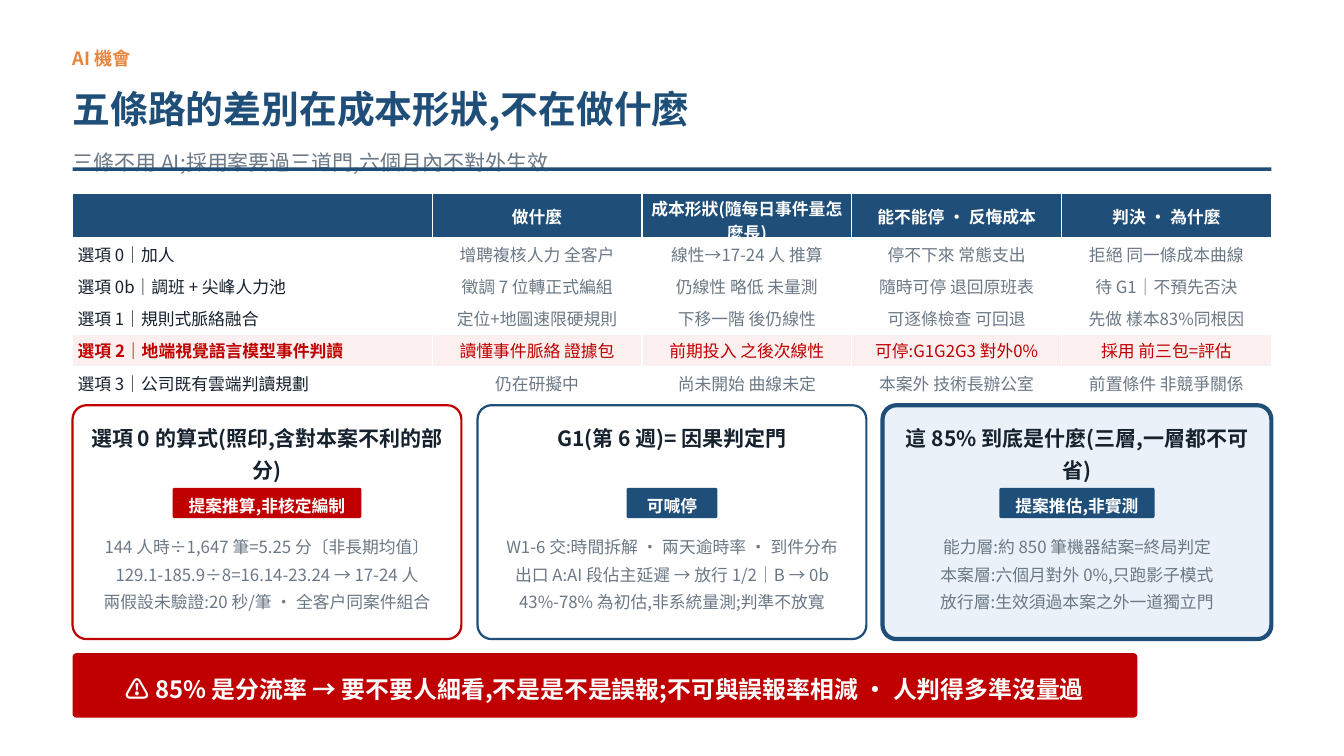
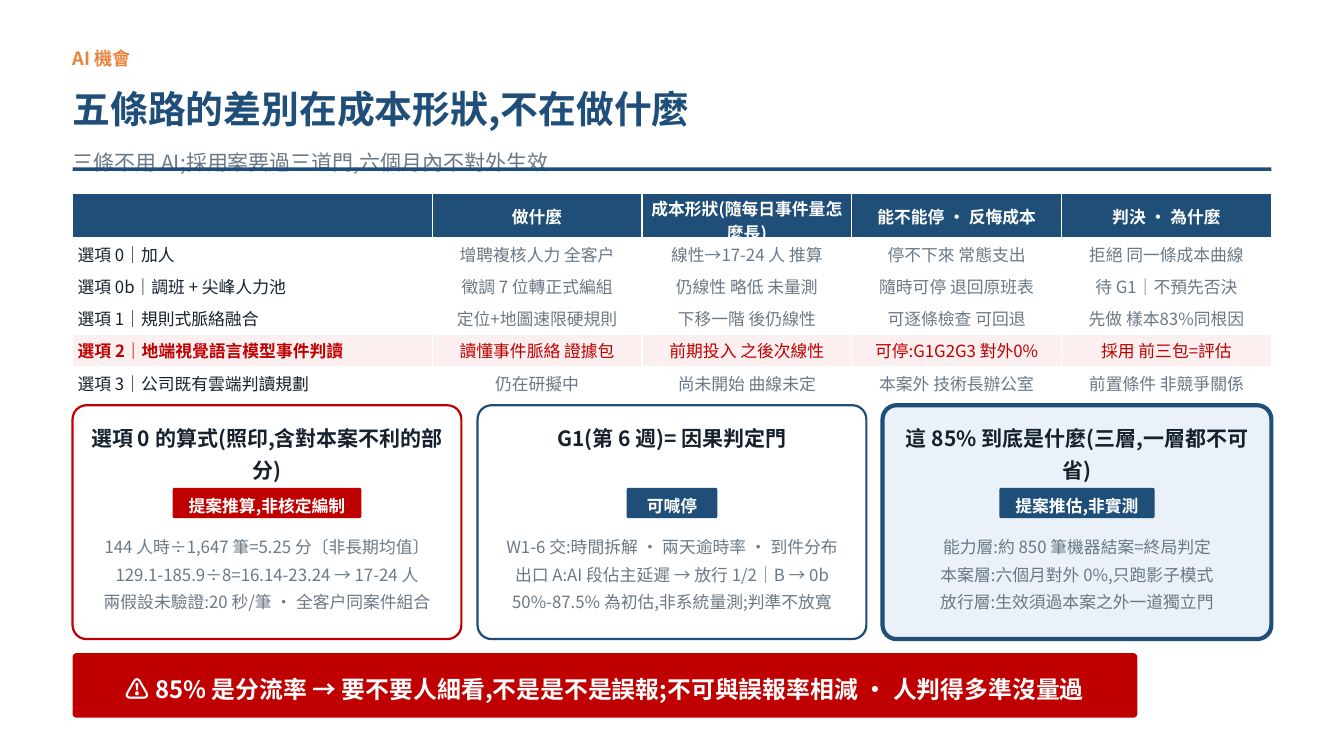
Before and after one commit to pokai-huang0828/UTS_workspace, a slide deck: slide 6 of Artificial Intelligence for Enterprises/Assessment3/Huang_26254793_421104_Assessment 3.pptx. Drawn at 1344x756 pixels with LibreOffice and Linux fonts; fonts in the diff are those of the drawing. Boxes give left, top, right and bottom in pixels: in the first picture for what was removed or moved away, otherwise in the second. Text is boxed around its words. In the diff, an @@ line names an element or a change of style, - is before the commit and + after.

```diff
--- a/Artificial Intelligence for Enterprises/Assessment3/Huang_26254793_421104_Assessment 3.pptx
+++ b/Artificial Intelligence for Enterprises/Assessment3/Huang_26254793_421104_Assessment 3.pptx
@@ text at (512, 594, 832, 611): text changed @@
-43%-78% 為初估,非系統量測;判準不放寬
+50%-87.5% 為初估,非系統量測;判準不放寬
```
Also in this commit, not shown: 1 other slide changed, 3 other files.
